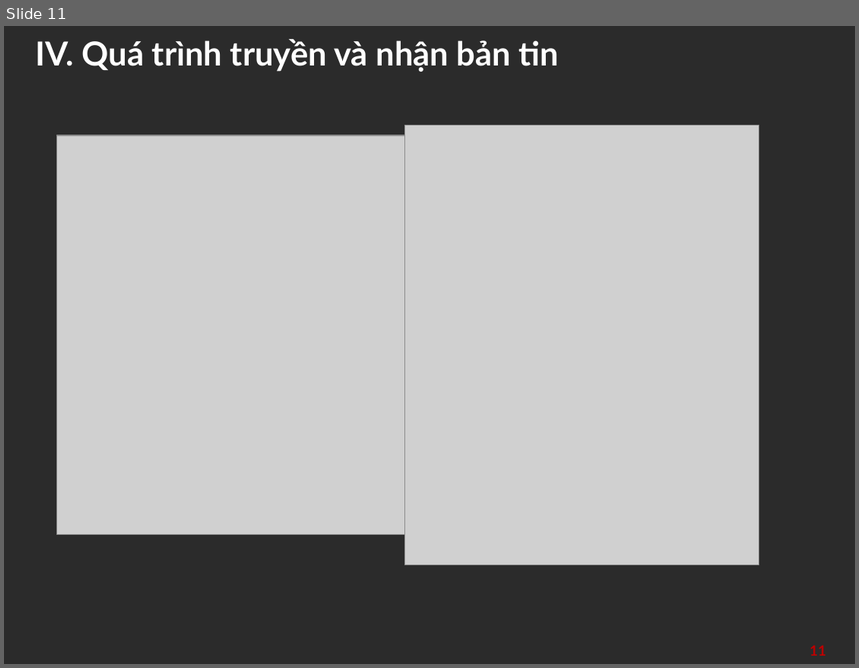
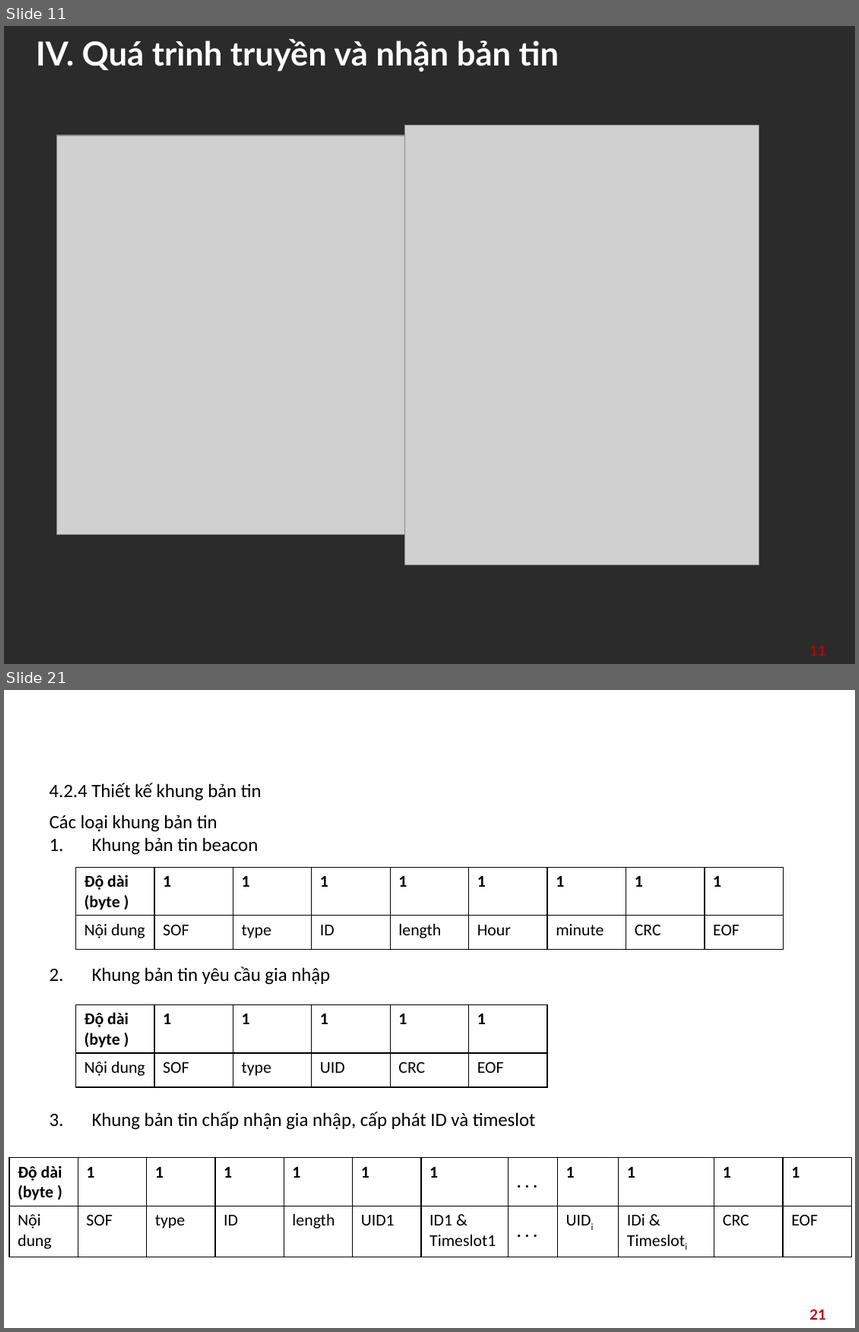
Before and after one commit to NQAnh2425/SmartGarden, a slide deck: smart_garden_report/LoRa_SX1278_guide.pptx. Shown one above the other, each under a label of ours: slide 11 before the commit, slides 11 and 21 after it; the slides between them are not shown. The pictures are 859x668 and 859x1332 pixels, drawn with LibreOffice and Linux fonts; fonts in the diff are those of the drawing; grey boxes stand for pictures; background and template pictures are left out; a plain dark background stands for a picture behind light text. Boxes give left, top, right and bottom in pixels: in the first picture for what was removed or moved away, otherwise in the second. Text is boxed around its words. In the diff, an @@ line names an element or a change of style, - is before the commit and + after.

```diff
--- a/smart_garden_report/LoRa_SX1278_guide.pptx
+++ b/smart_garden_report/LoRa_SX1278_guide.pptx
@@ slide 21 added at [4, 690, 855, 1328], background picture (left out) @@
@@ title added at [26, 698, 834, 739], 28 pt, text #FFFFFF, bold @@
+V. Thiết kế mạng cảm biến
@@ text added at [49, 783, 262, 801], 16 pt, text #000000 @@
+4.2.4 Thiết kế khung bản tin
@@ text added at [50, 815, 259, 855], 16 pt, text #000000 @@
+Các loại khung bản tin
+1. Khung bản tin beacon
@@ table added at [75, 867, 780, 950], 2 rows, 9 columns @@
+Độ dài (byte ) | 1 | 1 | 1 | 1 | 1 | 1 | 1 | 1
+Nội dung | SOF | type | ID | length | Hour | minute | CRC | EOF
@@ text added at [50, 967, 330, 985], 16 pt, text #000000 @@
+2. Khung bản tin yêu cầu gia nhập
@@ table added at [75, 1005, 545, 1087], 2 rows, 6 columns @@
+Độ dài (byte ) | 1 | 1 | 1 | 1 | 1
+Nội dung | SOF | type | UID | CRC | EOF
@@ text added at [50, 1112, 536, 1130], 16 pt, text #000000 @@
+3. Khung bản tin chấp nhận gia nhập, cấp phát ID và timeslot
@@ table added at [9, 1158, 854, 1255], 2 rows, 12 columns @@
+Độ dài (byte ) | 1 | 1 | 1 | 1 | 1 | 1 | . . . | 1 | 1 | 1 | 1
+Nội dung | SOF | type | ID | length | UID1 | ID1 & / Timeslot1 | . . . | UIDi | IDi & Timesloti | CRC | EOF
@@ page number added at [810, 1309, 826, 1320], 12 pt, text #C00000, bold @@
+21
```
Also in this commit, not shown: 1 slide changed, 10 other slides added, 4 slides removed.
